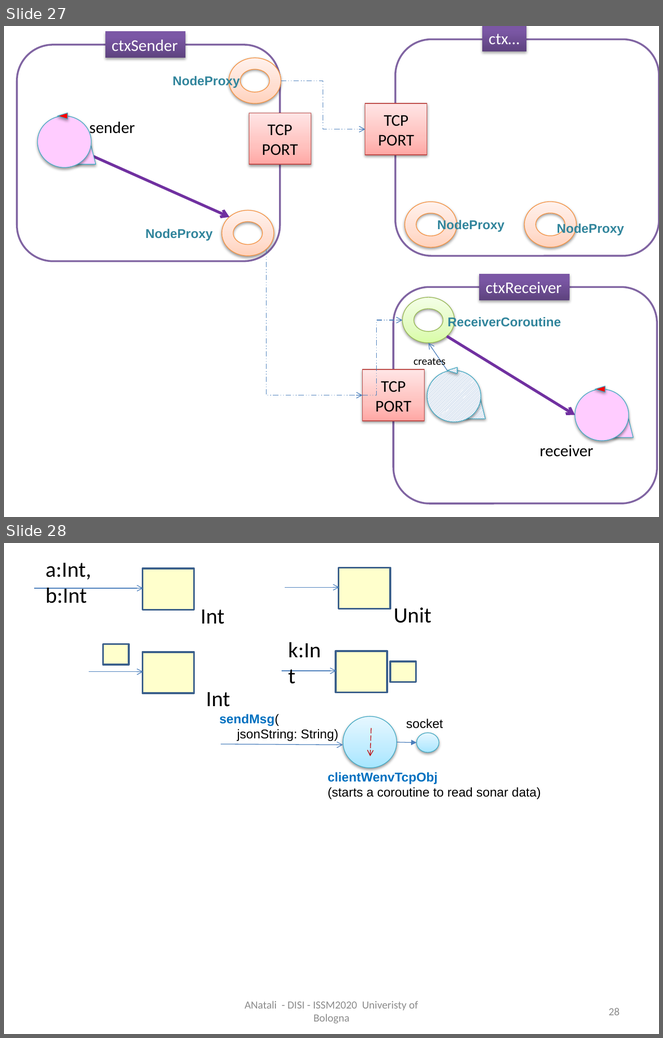
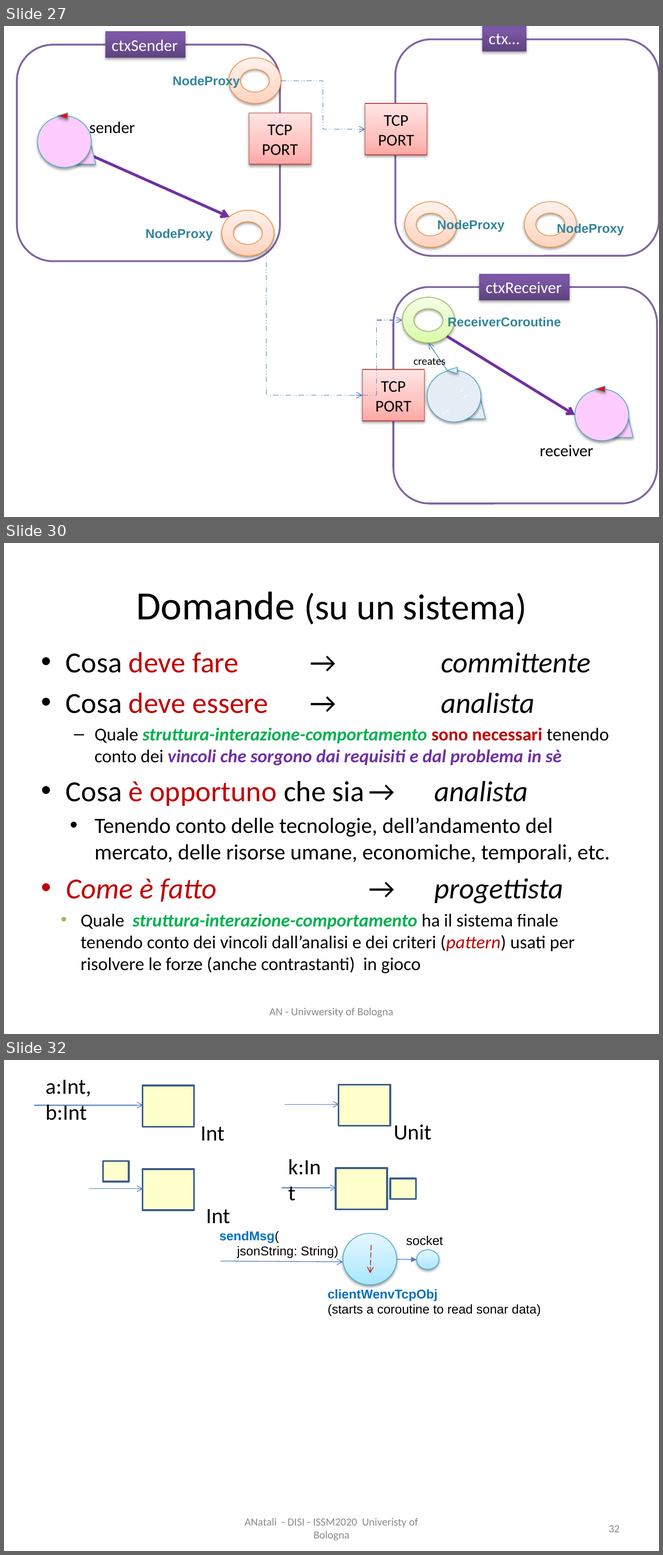
Before and after one commit to anatali/iss2020LabBo, a slide deck: it.unibo.issLabStart/userDocs/ISSM2020.pptx. Shown one above the other, each under a label of ours: slides 27 and 28 before the commit, slides 27, 30 and 32 after it; the slides between them are not shown. The pictures are 663x1038 and 663x1555 pixels, drawn with LibreOffice and Linux fonts; fonts in the diff are those of the drawing. Boxes give left, top, right and bottom in pixels: in the first picture for what was removed or moved away, otherwise in the second. Text is boxed around its words. In the diff, an @@ line names an element or a change of style, - is before the commit and + after.

```diff
--- a/it.unibo.issLabStart/userDocs/ISSM2020.pptx
+++ b/it.unibo.issLabStart/userDocs/ISSM2020.pptx
@@ slide 30 added at (4, 543, 659, 1034), background #FFFFFF @@
@@ title added at (136, 591, 527, 625), 40 pt, text #000000 @@
+Domande (su un sistema)
@@ text added at (66, 652, 610, 974), 20 pt, text #000000 @@
+• Cosa deve fare → committente
+• Cosa deve essere → analista
+  – Quale struttura-interazione-comportamento sono necessari tenendo conto dei vincoli che sorgono dai requisiti e dal problema in sè
+• Cosa è opportuno che sia → analista
+    • Tenendo conto delle tecnologie, dell’andamento del mercato, delle risorse umane, economiche, temporali, etc.
+• Come è fatto → progettista
+    • Quale struttura-interazione-comportamento ha il sistema finale tenendo conto dei vincoli dall’analisi e dei criteri (pattern) usati per risolvere le forze (anche contrastanti) in gioco
@@ text added at (270, 1008, 393, 1018), 12 pt, text #8C8C8C @@
+AN - Univwersity of Bologna
@@ what was slide 28 is now slide 32 @@
@@ page number at (609, 1525, 620, 1533): text changed @@
-28
+32
```
Also in this commit, not shown: 2 slides changed, 3 other slides added, 33 other files.
